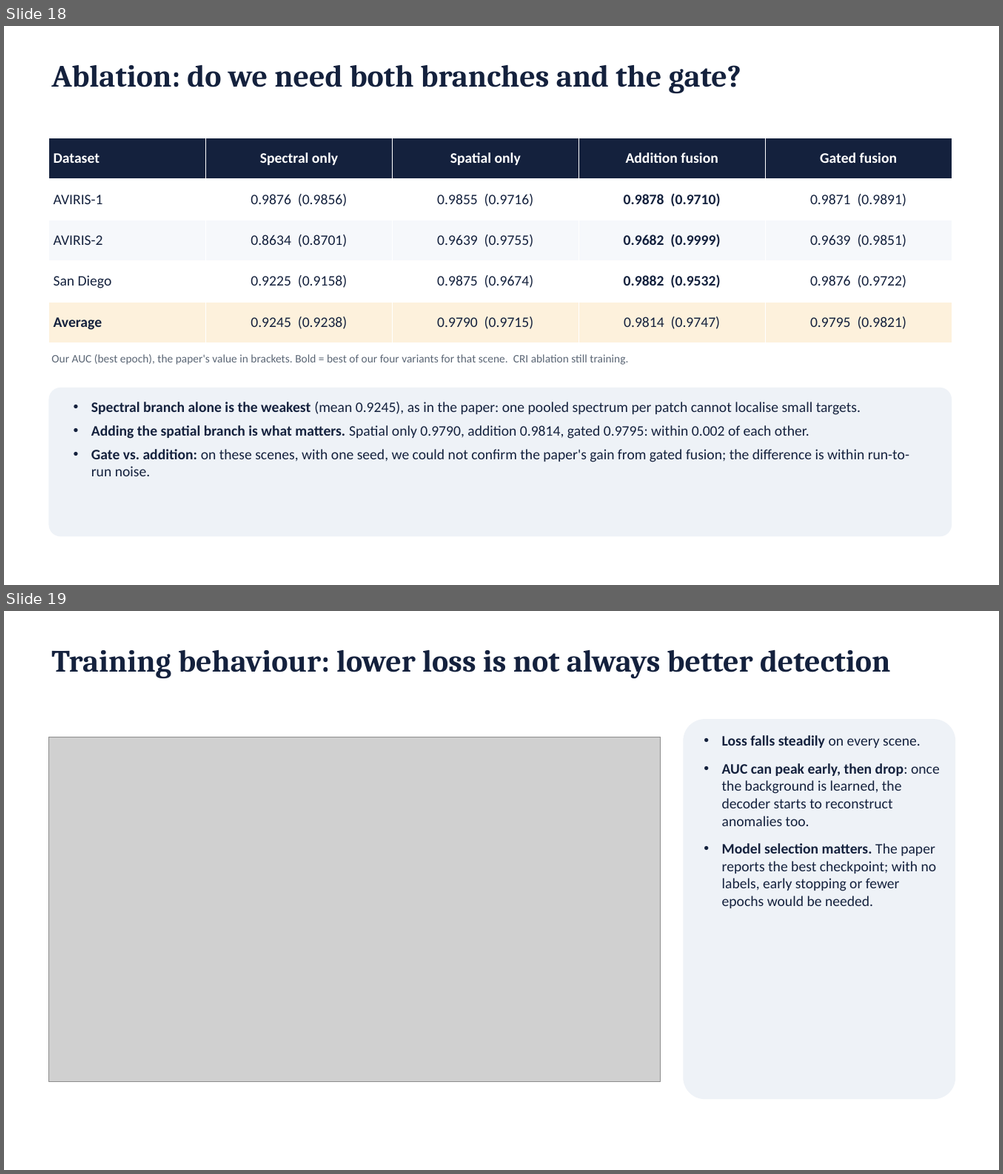
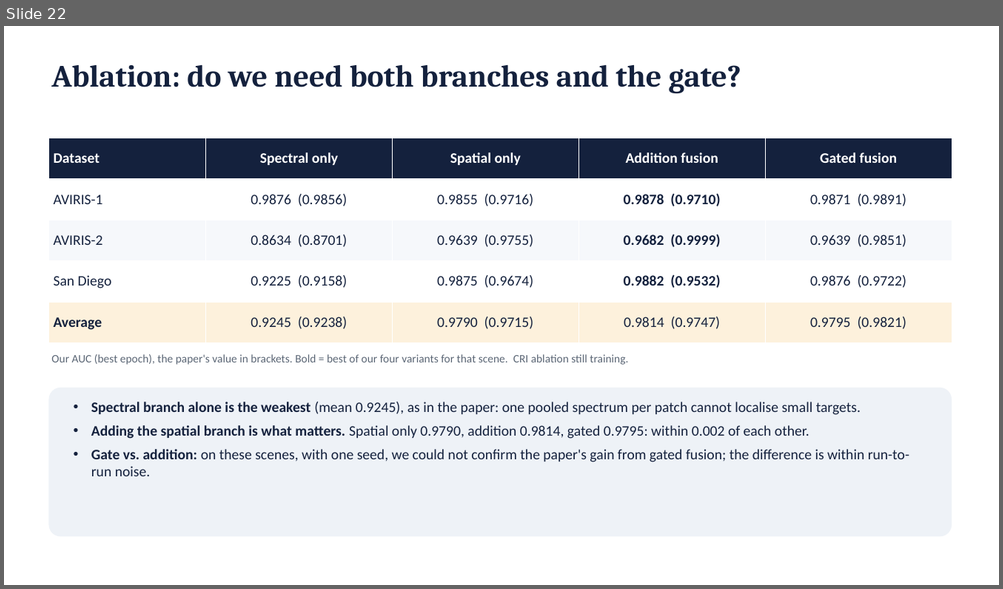
Before and after one commit to SaarthakG-Dtu/Hyperspectral_Anomaly_Detection, a slide deck: presentation/DMS2F-HAD_presentation.pptx. Shown one above the other, each under a label of ours: slides 18 and 19 before the commit, slide 22 after it. The pictures are 1003x1174 and 1003x589 pixels, drawn with LibreOffice and Linux fonts; fonts in the diff are those of the drawing; grey boxes stand for pictures. Boxes give left, top, right and bottom in pixels: in the first picture for what was removed or moved away, otherwise in the second. Text is boxed around its words. In the diff, an @@ line names an element or a change of style, - is before the commit and + after.

```diff
--- a/presentation/DMS2F-HAD_presentation.pptx
+++ b/presentation/DMS2F-HAD_presentation.pptx
@@ slide 19 removed at [4,611,999,1170], background #FFFFFF @@
@@ text removed at [51,649,891,679] @@
-Training behaviour: lower loss is not always better detection
@@ rounded rectangle removed at [683,719,956,1099] @@
@@ picture removed at [48,737,660,1082] @@
@@ text removed at [722,735,939,908] @@
-• Loss falls steadily on every scene.
-• AUC can peak early, then drop: once the background is learned, the decoder starts to reconstruct anomalies too.
-• Model selection matters. The paper reports the best checkpoint; with no labels, early stopping or fewer epochs would be needed.
@@ what was slide 18 is now slide 22 @@
```
Also in this commit, not shown: 7 slides changed, 6 slides added, 1 other slide removed, 7 other files.
